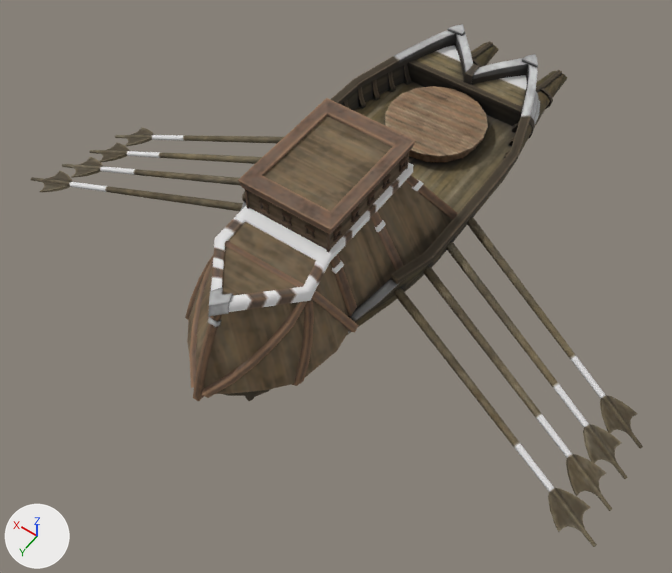
Renders of the glTF model public/assets/unit-models/252-siegebireme.glb from each side of a commit.
The view is the same before and after, from a 50 mm camera at (-3.96, 6.64, 8.2) aimed at (-0.11, 1.25, -0.28). Arrows for +X, +Y and +Z are at lower left; the lights stay in place. The first picture is the older version. Vertices at exactly the same position are counted once.

The older version as bpy lines, for what is in view:
```python
me_mesh_0 = bpy.data.meshes.new('Mesh_0')
me_mesh_0.from_pydata(...)  # 2995 vertices, 5442 faces; spans x -3.93..4.0, y -3.52..3.52, z -0.52..1.67
me_mesh_0.materials.append(mat_material_0)  # picture img_image_0
ob_mesh_0 = bpy.data.objects.new('Mesh_0', me_mesh_0)
ob_mesh_0.location = (0.0, 0.0, 0.0)
```
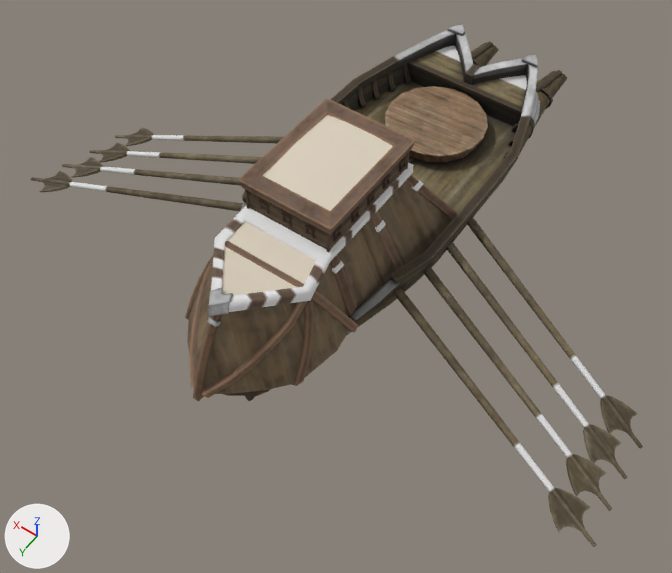
Where the change shows, as pixel boxes [x1, y1, x2, y2] in the pictures (672 x 573 px):
```json
{"part": 1, "of": "me_mesh_0", "change": "added", "after": [222, 222, 316, 296], "on screen": "pale yellow"}
{"part": 2, "of": "me_mesh_0", "change": "added", "after": [262, 115, 393, 211], "on screen": "pale yellow"}
```

The change, as JSON lines over the scene's bpy script:
```json
{"op": "add", "block": "mat_material_1", "code": ["mat_material_1 = principled_material('Material_1')", "mat_material_1.base_color = (0.72, 0.64, 0.52)  # pale yellow #ddd1bf", "mat_material_1.metallic = 0.05", "mat_material_1.roughness = 0.9"]}
{"block": "me_mesh_0", "where": "# used by ob_mesh_0; location = (0.0, 0.0, 0.0)"}
{"op": "remove", "block": "me_mesh_0", "code": "me_mesh_0.from_pydata(...)  # 2995 vertices, 5442 faces; spans x -3.93..4.0, y -3.52..3.52, z -0.52..1.67"}
{"op": "add", "block": "me_mesh_0", "code": "me_mesh_0.from_pydata(...)  # 3020 vertices, 5468 faces; spans x -3.93..4.0, y -3.52..3.52, z -0.52..1.68"}
{"block": "me_mesh_0", "change": "me_mesh_0 part 1: a new loose piece of 13 vertices spanning x -0.49..0.48, y 2.05..2.96, z 1.11..1.24, in mat_material_1 (pale yellow #ddd1bf)"}
{"block": "me_mesh_0", "change": "me_mesh_0 part 2"}
{"block": "me_mesh_0", "change": "12 vertices are added at x -0.42..0.41, y 0.67..1.78, z 1.64..1.68"}
{"block": "me_mesh_0", "change": "12 new faces join them, mat_material_1 (pale yellow #ddd1bf)"}
{"op": "add", "block": "me_mesh_0", "code": "me_mesh_0.materials.append(mat_material_1)  # pale yellow #ddd1bf"}
```
